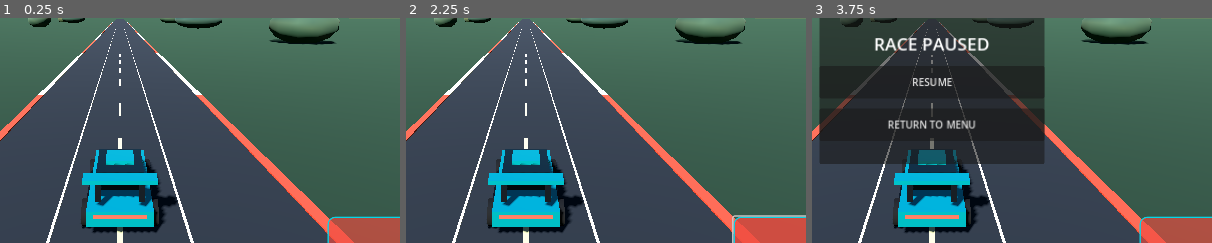
Above: before the commit, frames 1-3 (left to right).
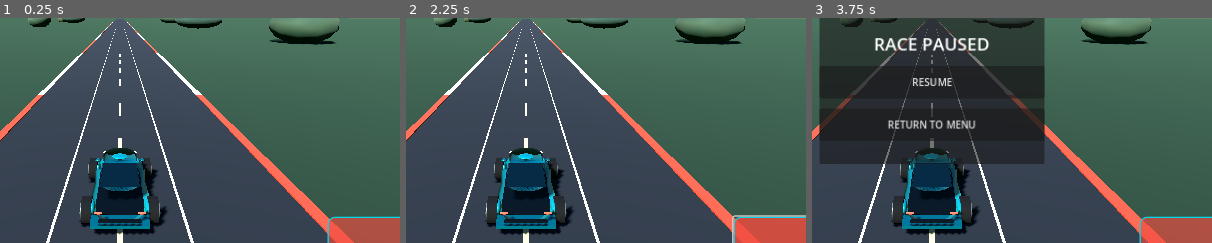
Above: after the commit, the same moments.

Repository: Rohan2002-33/FluxRacers
Game: Godot game, scene res://scenes/race.tscn
The game is run twice, just before and just after one commit, with the same random seed, the same clock (stepped at 60 frames per second) and the same inputs.
Inputs:
- Up to frame 1 (0.25 s): no input
- Up to frame 2 (2.25 s): click "◀" at 0.5 s; click "▶" at 1.25 s; click "BRAKE" at 2 s
- Up to frame 3 (3.75 s): click "GAS" at 2.75 s; click "Ⅱ" at 3.5 s
The pictures show only the part of the screen within x 35-85%, y 35-85%; the shares and areas given below are measured in that part.

The runs differ from the first frame. In frame 1, 5.7% of the frame differs, in the area x 19-45%, y 57-97%; in frame 2, 5.7%; in frame 3, 5.4%.

Commit message:
Phase 3: sculpt 3D car and align to road
Co-authored-by: Copilot <223556219+Copilot@users.noreply.github.com>

Diff:
--- a/godot/scripts/race_scene.gd
+++ b/godot/scripts/race_scene.gd
@@ -7,9 +7,10 @@
 const ROAD_SEGMENT_LENGTH := 30.0
 const ROAD_SEGMENT_COUNT := 18
 const TELEMETRY_INTERVAL := 0.1
+const CAR_FORWARD := Vector3.FORWARD
 
 var _road_segments: Array[Node3D] = []
-var _wheels: Array[MeshInstance3D] = []
+var _wheels: Array[Node3D] = []
 var _touch_actions: Dictionary = {
 	"accelerate": false,
 	"brake": false,
@@ -66,13 +67,11 @@
 
 	_vehicle.update(delta, accelerating, braking, steering)
 	_car.position.x = _vehicle.lateral_position
-	if steering != 0.0 and _vehicle.speed_mps > 0.1:
-		_car.rotation.z = lerpf(_car.rotation.z, -steering * 0.07, 5.0 * delta)
-	else:
-		_car.rotation.z = lerpf(_car.rotation.z, 0.0, 4.0 * delta)
 
 	for wheel in _wheels:
-		wheel.rotate_object_local(Vector3.UP, _vehicle.speed_mps * delta / 0.38)
+		if wheel.position.z < 0.0:
+			wheel.rotation.y = steering * 0.18
+		wheel.rotate_object_local(Vector3.RIGHT, _vehicle.speed_mps * delta / 0.39)
 
 
 func _key_pressed(primary: Key, secondary: Key) -> bool:
@@ -207,55 +206,287 @@
 	_car = Node3D.new()
 	_car.name = "RiftRunner"
 	_car.position = Vector3(0.0, 0.0, 0.0)
+	_car.rotation = Vector3.ZERO
 	add_child(_car)
 
-	var body := _material(Color("06cfe0"), 0.72, 0.24)
-	var trim := _material(Color("111820"), 0.3, 0.5)
-	var glass := _material(Color("152b38"), 0.35, 0.18)
-	var tire := _material(Color("101214"), 0.0, 0.93)
-	var alloy := _material(Color("a9c2c7"), 0.82, 0.27)
-	var headlight := _material(Color("e9fdff"), 0.1, 0.2, Color("b8f8ff"))
-	var taillight := _material(Color("e34335"), 0.1, 0.3, Color("b61d18"))
-
-	_add_box(_car, Vector3(1.9, 0.48, 4.35), Vector3(0.0, 0.62, 0.0), body)
-	_add_box(_car, Vector3(1.72, 0.26, 1.15), Vector3(0.0, 0.82, -1.43), body)
-	_add_box(_car, Vector3(1.48, 0.68, 1.82), Vector3(0.0, 1.12, 0.05), glass)
-	_add_box(_car, Vector3(0.92, 0.12, 0.92), Vector3(0.0, 1.52, 0.0), body)
-	_add_box(_car, Vector3(1.82, 0.2, 0.22), Vector3(0.0, 0.39, -2.18), trim)
-	_add_box(_car, Vector3(0.68, 0.22, 0.08), Vector3(0.0, 0.48, -2.31), trim)
-	_add_box(_car, Vector3(1.42, 0.11, 0.06), Vector3(0.0, 0.72, -2.31), headlight)
-	_add_box(_car, Vector3(1.52, 0.08, 0.06), Vector3(0.0, 0.73, 2.2), taillight)
-	_add_box(_car, Vector3(0.16, 0.62, 0.16), Vector3(-0.62, 1.35, 1.86), trim)
-	_add_box(_car, Vector3(0.16, 0.62, 0.16), Vector3(0.62, 1.35, 1.86), trim)
-	_add_box(_car, Vector3(2.1, 0.12, 0.5), Vector3(0.0, 1.69, 1.86), body)
-	_add_box(_car, Vector3(0.16, 0.16, 3.4), Vector3(-0.98, 0.46, 0.0), trim)
-	_add_box(_car, Vector3(0.16, 0.16, 3.4), Vector3(0.98, 0.46, 0.0), trim)
-
-	for x in [-0.98, 0.98]:
-		for z in [-1.4, 1.42]:
-			var wheel := MeshInstance3D.new()
-			var wheel_mesh := CylinderMesh.new()
-			wheel_mesh.top_radius = 0.39
-			wheel_mesh.bottom_radius = 0.39
-			wheel_mesh.height = 0.3
-			wheel_mesh.radial_segments = 20
-			wheel.mesh = wheel_mesh
-			wheel.material_override = tire
-			wheel.position = Vector3(x, 0.39, z)
-			wheel.rotation.z = PI * 0.5
+	var body := _material(Color("05bdd0"), 0.62, 0.22)
+	var body_edge := _material(Color("087f91"), 0.58, 0.3)
+	var trim := _material(Color("101820"), 0.25, 0.38)
+	var glass := _material(Color("102c3a"), 0.48, 0.16)
+	var tire := _material(Color("101214"), 0.0, 0.94)
+	var alloy := _material(Color("b7c9cb"), 0.9, 0.2)
+	var headlight := _material(Color("e9fdff"), 0.1, 0.18, Color("a7f5ff"))
+	var taillight := _material(Color("f34c3e"), 0.1, 0.25, Color("a41f19"))
+	var dark_glass := glass.duplicate() as StandardMaterial3D
+	dark_glass.cull_mode = BaseMaterial3D.CULL_DISABLED
+
+	var body_profiles: Array[Vector4] = [
+		Vector4(2.24, 0.035, 0.79, 0.035),
+		Vector4(2.05, 0.65, 0.72, 0.29),
+		Vector4(1.55, 0.88, 0.68, 0.35),
+		Vector4(0.9, 0.91, 0.66, 0.34),
+		Vector4(0.0, 0.86, 0.63, 0.31),
+		Vector4(-0.9, 0.91, 0.62, 0.26),
+		Vector4(-1.55, 0.83, 0.61, 0.22),
+		Vector4(-2.05, 0.68, 0.6, 0.17),
+		Vector4(-2.25, 0.035, 0.59, 0.03),
+	]
+	_add_profile_mesh(_car, "SculptedBody", body_profiles, body, 28)
+
+	_add_box(
+		_car,
+		Vector3(1.56, 0.16, 3.38),
+		Vector3(0.0, 0.39, 0.0),
+		trim
+	)
+	_add_box(
+		_car,
+		Vector3(1.7, 0.11, 0.55),
+		Vector3(0.0, 0.39, 1.92),
+		body_edge
+	)
+	_add_box(
+		_car,
+		Vector3(1.72, 0.1, 0.42),
+		Vector3(0.0, 0.37, -1.95),
+		body_edge
+	)
+
+	_add_profile_mesh(
+		_car,
+		"CoupeGreenhouse",
+		[
+			Vector4(1.23, 0.025, 1.02, 0.025),
+			Vector4(1.06, 0.59, 1.08, 0.22),
+			Vector4(0.54, 0.56, 1.35, 0.25),
+			Vector4(0.32, 0.53, 1.48, 0.12),
+			Vector4(-0.47, 0.53, 1.48, 0.12),
+			Vector4(-0.76, 0.58, 1.27, 0.28),
+			Vector4(-1.2, 0.63, 1.0, 0.035),
+		],
+		body_edge,
+		24
+	)
+
+	_add_quad(
+		_car,
+		"FrontWindshield",
+		PackedVector3Array([
+			Vector3(-0.54, 1.48, -0.54),
+			Vector3(0.54, 1.48, -0.54),
+			Vector3(0.62, 1.04, -1.14),
+			Vector3(-0.62, 1.04, -1.14),
+		]),
+		dark_glass
+	)
+	_add_quad(
+		_car,
+		"RearWindow",
+		PackedVector3Array([
+			Vector3(-0.54, 1.48, 0.38),
+			Vector3(0.54, 1.48, 0.38),
+			Vector3(0.61, 1.04, 1.12),
+			Vector3(-0.61, 1.04, 1.12),
+		]),
+		dark_glass
+	)
+	for side in [-1.0, 1.0]:
+		_add_quad(
+			_car,
+			"SideWindow",
+			PackedVector3Array([
+				Vector3(side * 0.55, 1.44, -0.48),
+				Vector3(side * 0.55, 1.44, 0.28),
+				Vector3(side * 0.62, 1.07, 0.93),
+				Vector3(side * 0.62, 1.07, -0.96),
+			]),
+			dark_glass
+		)
+
+	for side in [-1.0, 1.0]:
+		for wheel_z in [-1.38, 1.38]:
+			var arch := MeshInstance3D.new()
+			var arch_mesh := SphereMesh.new()
+			arch_mesh.radial_segments = 20
+			arch_mesh.rings = 12
+			arch.mesh = arch_mesh
+			arch.material_override = body
+			arch.position = Vector3(side * 0.84, 0.52, wheel_z)
+			arch.scale = Vector3(0.2, 0.43, 0.53)
+			_car.add_child(arch)
+
+		var mirror := MeshInstance3D.new()
+		var mirror_mesh := SphereMesh.new()
+		mirror_mesh.radial_segments = 16
+		mirror_mesh.rings = 8
+		mirror.mesh = mirror_mesh
+		mirror.material_override = body_edge
+		mirror.position = Vector3(side * 0.8, 1.04, -0.82)
+		mirror.scale = Vector3(0.2, 0.11, 0.16)
+		_car.add_child(mirror)
+
+	_add_ellipsoid(_car, "Roof", Vector3(0.0, 1.51, -0.08), Vector3(0.53, 0.12, 0.43), body)
+	_add_ellipsoid(_car, "FrontLampLeft", Vector3(-0.57, 0.79, -2.12), Vector3(0.28, 0.075, 0.07), headlight)
+	_add_ellipsoid(_car, "FrontLampRight", Vector3(0.57, 0.79, -2.12), Vector3(0.28, 0.075, 0.07), headlight)
+	_add_ellipsoid(_car, "RearLampLeft", Vector3(-0.61, 0.79, 2.12), Vector3(0.25, 0.08, 0.07), taillight)
+	_add_ellipsoid(_car, "RearLampRight", Vector3(0.61, 0.79, 2.12), Vector3(0.25, 0.08, 0.07), taillight)
+	_add_box(_car, Vector3(1.38, 0.12, 0.08), Vector3(0.0, 0.55, -2.21), trim)
+	_add_box(_car, Vector3(1.2, 0.06, 0.08), Vector3(0.0, 0.59, 2.2), trim)
+
+	for side in [-1.0, 1.0]:
+		for wheel_z in [-1.38, 1.38]:
+			var wheel := _create_wheel(side, wheel_z, tire, alloy, trim)
 			_car.add_child(wheel)
 			_wheels.append(wheel)
 
-			var hub := MeshInstance3D.new()
-			var hub_mesh := CylinderMesh.new()
-			hub_mesh.top_radius = 0.2
-			hub_mesh.bottom_radius = 0.2
-			hub_mesh.height = 0.32
-			hub.mesh = hub_mesh
-			hub.material_override = alloy
-			hub.position = wheel.position
-			hub.rotation.z = PI * 0.5
-			_car.add_child(hub)
+
+func _create_wheel(
+	side: float,
+	wheel_z: float,
+	tire_material: Material,
+	alloy_material: Material,
+	trim_material: Material
+) -> Node3D:
+	var pivot := Node3D.new()
+	pivot.name = "FrontWheel" if wheel_z < 0.0 else "RearWheel"
+	pivot.position = Vector3(side * 1.0, 0.43, wheel_z)
+
+	var tire := MeshInstance3D.new()
+	var tire_mesh := CylinderMesh.new()
+	tire_mesh.top_radius = 0.39
+	tire_mesh.bottom_radius = 0.39
+	tire_mesh.height = 0.3
+	tire_mesh.radial_segments = 32
+	tire.mesh = tire_mesh
+	tire.material_override = tire_material
+	tire.rotation.z = PI * 0.5
+	pivot.add_child(tire)
+
+	for face in [-1.0, 1.0]:
+		var rim := MeshInstance3D.new()
+		var rim_mesh := TorusMesh.new()
+		rim_mesh.inner_radius = 0.16
+		rim_mesh.outer_radius = 0.25
+		rim_mesh.rings = 8
+		rim_mesh.ring_segments = 20
+		rim.mesh = rim_mesh
+		rim.material_override = alloy_material
+		rim.position.x = face * 0.16
+		rim.rotation.z = PI * 0.5
+		pivot.add_child(rim)
+
+		var hub := MeshInstance3D.new()
+		var hub_mesh := CylinderMesh.new()
+		hub_mesh.top_radius = 0.12
+		hub_mesh.bottom_radius = 0.12
+		hub_mesh.height = 0.33
+		hub_mesh.radial_segments = 20
+		hub.mesh = hub_mesh
+		hub.material_override = alloy_material
+		hub.rotation.z = PI * 0.5
+		pivot.add_child(hub)
+
+		for spoke_index in range(5):
+			var spoke := MeshInstance3D.new()
+			var spoke_mesh := BoxMesh.new()
+			spoke_mesh.size = Vector3(0.045, 0.035, 0.31)
+			spoke.mesh = spoke_mesh
+			spoke.material_override = trim_material
+			var angle := TAU * float(spoke_index) / 5.0
+			spoke.position = Vector3(
+				face * 0.175,
+				cos(angle) * 0.085,
+				sin(angle) * 0.085
+			)
+			spoke.rotation.x = -angle
+			pivot.add_child(spoke)
+
+	return pivot
+
+
+func _add_profile_mesh(
+	parent: Node3D,
+	mesh_name: String,
+	profiles: Array[Vector4],
+	material: Material,
+	radial_segments: int
+) -> MeshInstance3D:
+	var surface := SurfaceTool.new()
+	surface.begin(Mesh.PRIMITIVE_TRIANGLES)
+	surface.set_material(material)
+	for profile in profiles:
+		for segment in range(radial_segments):
+			var angle := TAU * float(segment) / float(radial_segments)
+			surface.add_vertex(
+				Vector3(
+					cos(angle) * profile.y,
+					profile.z + sin(angle) * profile.w,
+					profile.x
+				)
+			)
+
+	for profile_index in range(profiles.size() - 1):
+		for segment in range(radial_segments):
+			var next_segment := (segment + 1) % radial_segments
+			var current := profile_index * radial_segments + segment
+			var next_profile := (profile_index + 1) * radial_segments
+			surface.add_index(current)
+			surface.add_index(next_profile + segment)
+			surface.add_index(next_profile + next_segment)
+			surface.add_index(current)
+			surface.add_index(next_profile + next_segment)
+			surface.add_index(profile_index * radial_segments + next_segment)
+	surface.generate_normals()
+
+	var instance := MeshInstance3D.new()
+	instance.name = mesh_name
+	instance.mesh = surface.commit()
+	parent.add_child(instance)
+	return instance
+
+
+func _add_quad(
+	parent: Node3D,
+	mesh_name: String,
+	points: PackedVector3Array,
+	material: Material
+) -> MeshInstance3D:
+	var surface := SurfaceTool.new()
+	surface.begin(Mesh.PRIMITIVE_TRIANGLES)
+	surface.set_material(material)
+	surface.add_vertex(points[0])
+	surface.add_vertex(points[1])
+	surface.add_vertex(points[2])
+	surface.add_vertex(points[0])
+	surface.add_vertex(points[2])
+	surface.add_vertex(points[3])
+	surface.generate_normals()
+
+	var instance := MeshInstance3D.new()
+	instance.name = mesh_name
+	instance.mesh = surface.commit()
+	parent.add_child(instance)
+	return instance
+
+
+func _add_ellipsoid(
+	parent: Node3D,
+	mesh_name: String,
+	mesh_position: Vector3,
+	mesh_scale: Vector3,
+	material: Material
+) -> MeshInstance3D:
+	var instance := MeshInstance3D.new()
+	instance.name = mesh_name
+	var sphere := SphereMesh.new()
+	sphere.radial_segments = 24
+	sphere.rings = 12
+	instance.mesh = sphere
+	instance.material_override = material
+	instance.position = mesh_position
+	instance.scale = mesh_scale
+	parent.add_child(instance)
+	return instance
 
 
 func _create_camera() -> void:
--- /dev/null
+++ b/godot/tests/race_car_scene_test.gd
@@ -0,0 +1,69 @@
+extends SceneTree
+
+var _failed := false
+
+
+func _init() -> void:
+	call_deferred("_run_tests")
+
+
+func _run_tests() -> void:
+	var packed_scene: PackedScene = load("res://scenes/race.tscn")
+	var race: Node3D = packed_scene.instantiate()
+	root.add_child(race)
+	await process_frame
+
+	_assert(race._car != null, "The race scene creates its car")
+	_assert(race._car.name == "RiftRunner", "The original car has a stable scene identity")
+
+	var road_forward := Vector3.FORWARD
+	var car_forward: Vector3 = -race._car.global_transform.basis.z.normalized()
+	_assert(
+		car_forward.dot(road_forward) > 0.999,
+		"The car points down the road's forward axis"
+	)
+	_assert(
+		absf(race._car.global_rotation.y) < 0.001
+			and absf(race._car.global_rotation.z) < 0.001,
+		"The car remains parallel to the straight road"
+	)
+
+	var body: MeshInstance3D = race._car.get_node_or_null("SculptedBody")
+	_assert(body != null, "The car has a separate sculpted 3D body mesh")
+	if body != null:
+		_assert(body.mesh.get_surface_count() > 0, "The body mesh has rendered geometry")
+		_assert(
+			body.mesh.get_faces().size() >= 100,
+			"The body is a continuous modeled surface, not a box blockout"
+		)
+
+	_assert(
+		race._car.get_node_or_null("CoupeGreenhouse") != null,
+		"The car has a shaped cabin"
+	)
+	_assert(
+		race._car.get_node_or_null("FrontWindshield") != null
+			and race._car.get_node_or_null("RearWindow") != null,
+		"The cabin has distinct front and rear glazing"
+	)
+	_assert(race._wheels.size() == 4, "The car has four independently modeled wheels")
+	for wheel in race._wheels:
+		var tire: MeshInstance3D = wheel.get_child(0)
+		_assert(tire.mesh is CylinderMesh, "Each wheel has a 3D tire")
+		_assert(
+			is_equal_approx(wheel.position.y - 0.39, 0.04),
+			"The tires meet the road surface"
+		)
+
+	race.queue_free()
+	if _failed:
+		quit(1)
+	else:
+		print("Godot car scene tests passed")
+		quit(0)
+
+
+func _assert(condition: bool, message: String) -> void:
+	if not condition:
+		push_error("Godot car scene test failed: %s" % message)
+		_failed = true
Not shown, added: godot/tests/race_car_scene_test.gd.uid
Not shown, changed: godot/README.md
